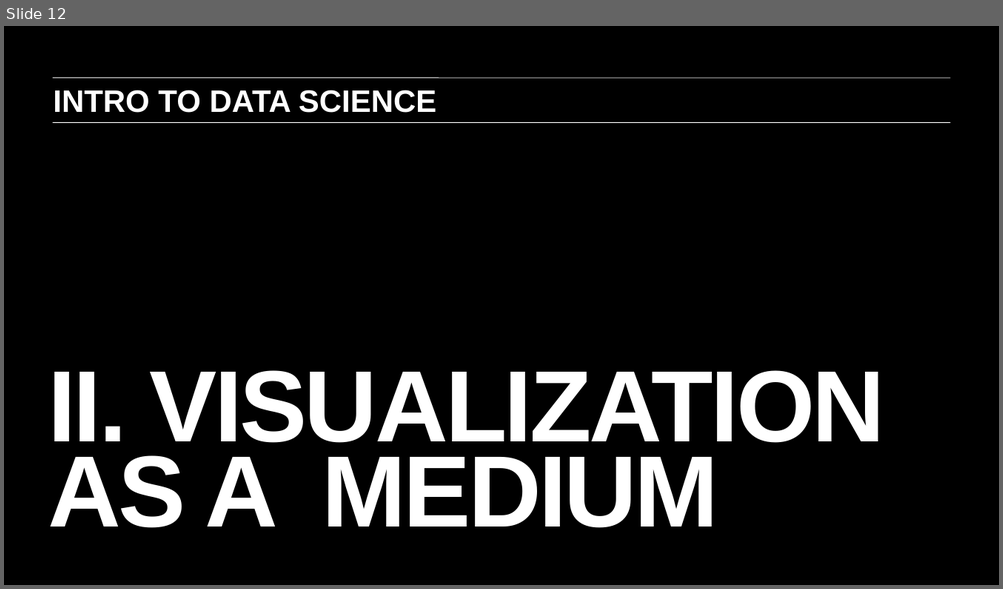
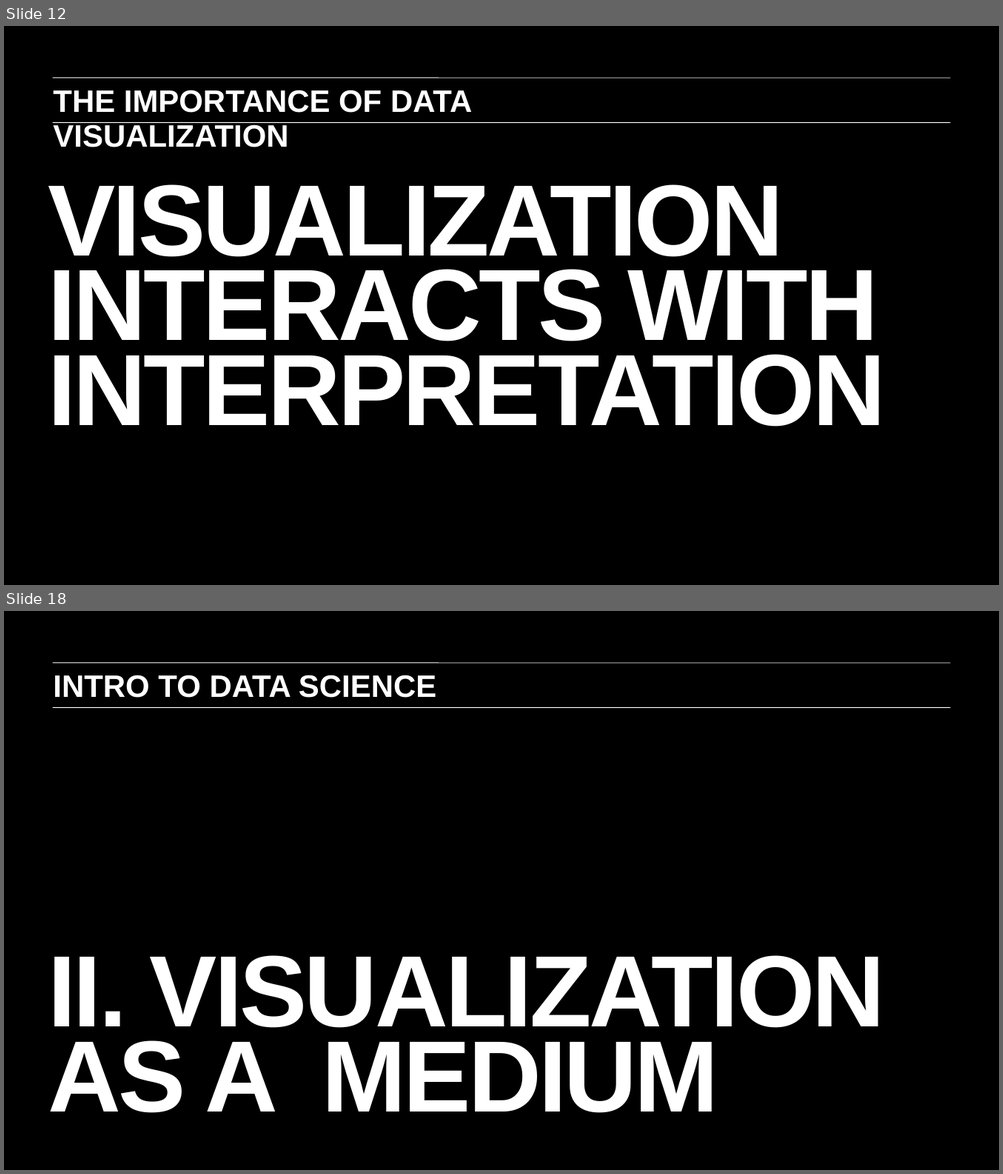
Before and after one commit to ajschumacher/gadsdc, a slide deck: 03-R_viz/slides.pptx. Shown one above the other, each under a label of ours: slide 12 before the commit, slides 12 and 18 after it; the slides between them are not shown. The pictures are 1003x589 and 1003x1174 pixels, drawn with LibreOffice and Linux fonts; fonts in the diff are those of the drawing. Boxes give left, top, right and bottom in pixels: in the first picture for what was removed or moved away, otherwise in the second. Text is boxed around its words. In the diff, an @@ line names an element or a change of style, - is before the commit and + after.

```diff
--- a/03-R_viz/slides.pptx
+++ b/03-R_viz/slides.pptx
@@ slide 12 added at (4, 26, 999, 585), background #000000; not listed: 2 template elements that a slide beside it also shows @@
@@ text added at (53, 90, 472, 147), 23 pt, text #FFFFFF, bold @@
+THE IMPORTANCE OF DATA VISUALIZATION
@@ title added at (48, 184, 885, 426), 75 pt, text #FFFFFF, bold @@
+VISUALIZATION
+INTERACTS WITH INTERPRETATION
@@ what was slide 12 is now slide 18 @@
```
Also in this commit, not shown: 8 other slides added, 1 other file.
